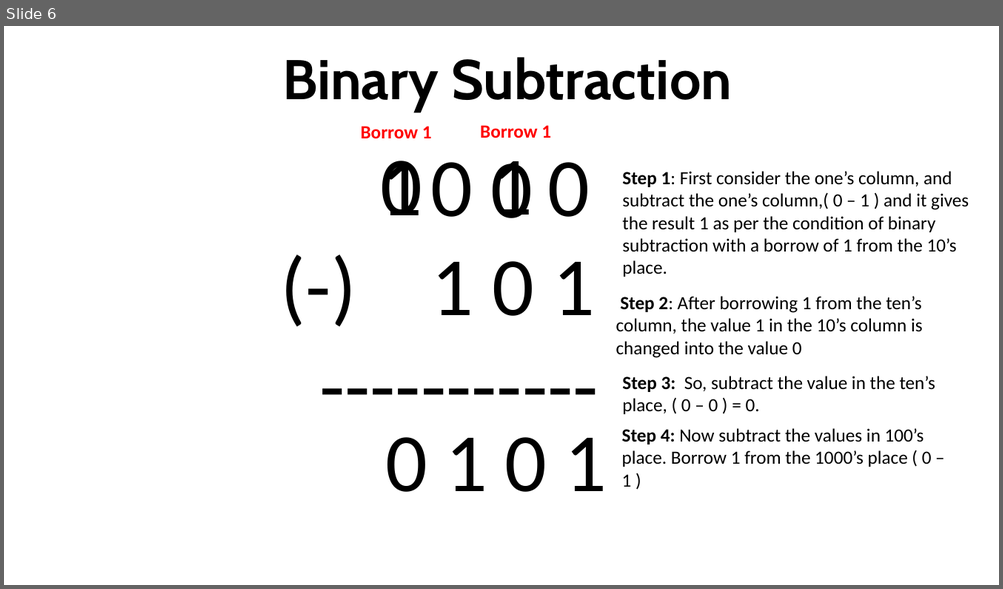
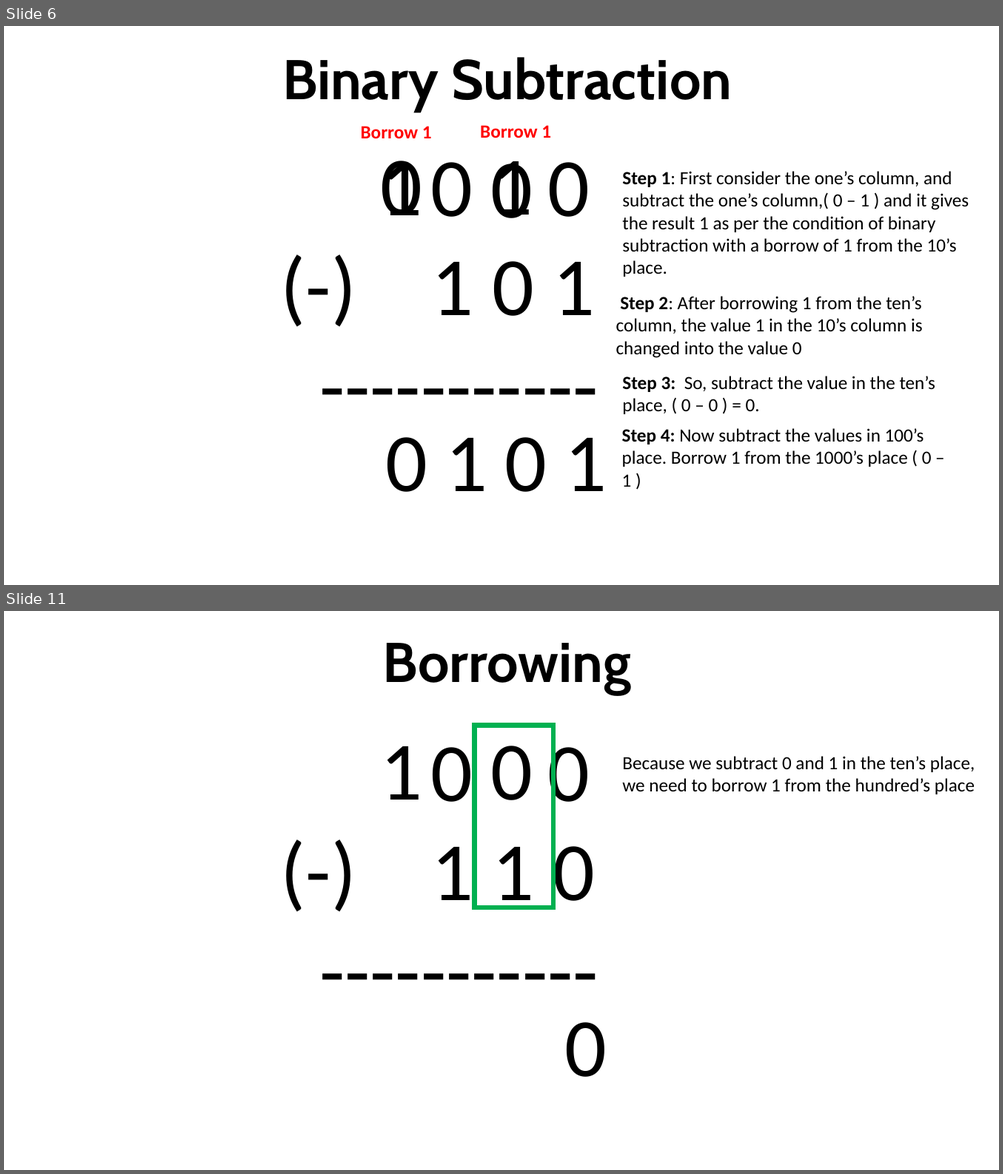
Before and after one commit to robitussin/CCS0001, a slide deck: Binary Operations.pptx. Shown one above the other, each under a label of ours: slide 6 before the commit, slides 6 and 11 after it; the slides between them are not shown. The pictures are 1003x589 and 1003x1174 pixels, drawn with LibreOffice and Linux fonts; fonts in the diff are those of the drawing. Boxes give left, top, right and bottom in pixels: in the first picture for what was removed or moved away, otherwise in the second. Text is boxed around its words. In the diff, an @@ line names an element or a change of style, - is before the commit and + after.

```diff
--- a/Binary Operations.pptx
+++ b/Binary Operations.pptx
@@ slide 11 added at <box>4,611,999,1170</box>, background #FFFFFF @@
@@ text added at <box>383,643,632,695</box>, 54 pt, text #000000, bold @@
+Borrowing
@@ text added at <box>430,732,595,910</box>, 80 pt, text #000000 @@
+              0 0
+              (-) 1 1 0
+-----------
@@ rectangle added at <box>474,725,553,908</box>, outline #00B050 4.5 pt @@
@@ text added at <box>380,746,422,800</box>, 80 pt, text #000000 @@
+1
@@ text added at <box>491,746,533,800</box>, 80 pt, text #000000 @@
+0
@@ text added at <box>622,756,975,795</box>, 18 pt, text #000000 @@
+Because we subtract 0 and 1 in the ten’s place, we need to borrow 1 from the hundred’s place
@@ text added at <box>564,1022,606,1077</box>, 80 pt, text #000000 @@
+0
```
Also in this commit, not shown: 35 other slides added.
